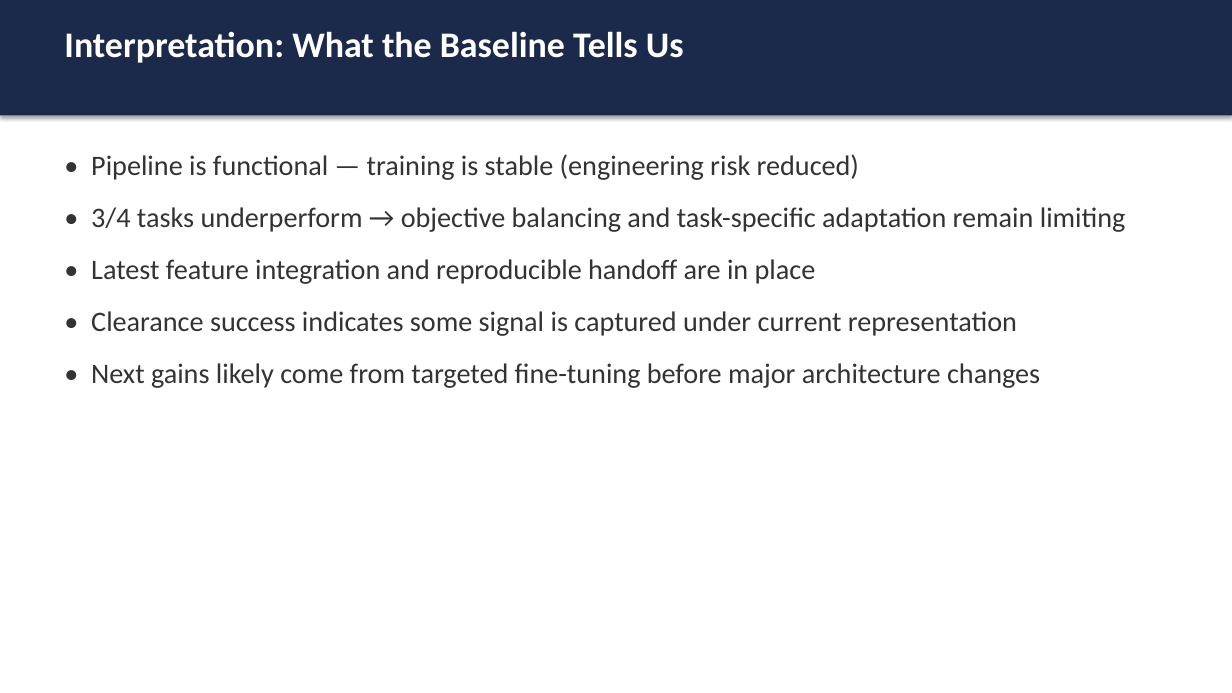
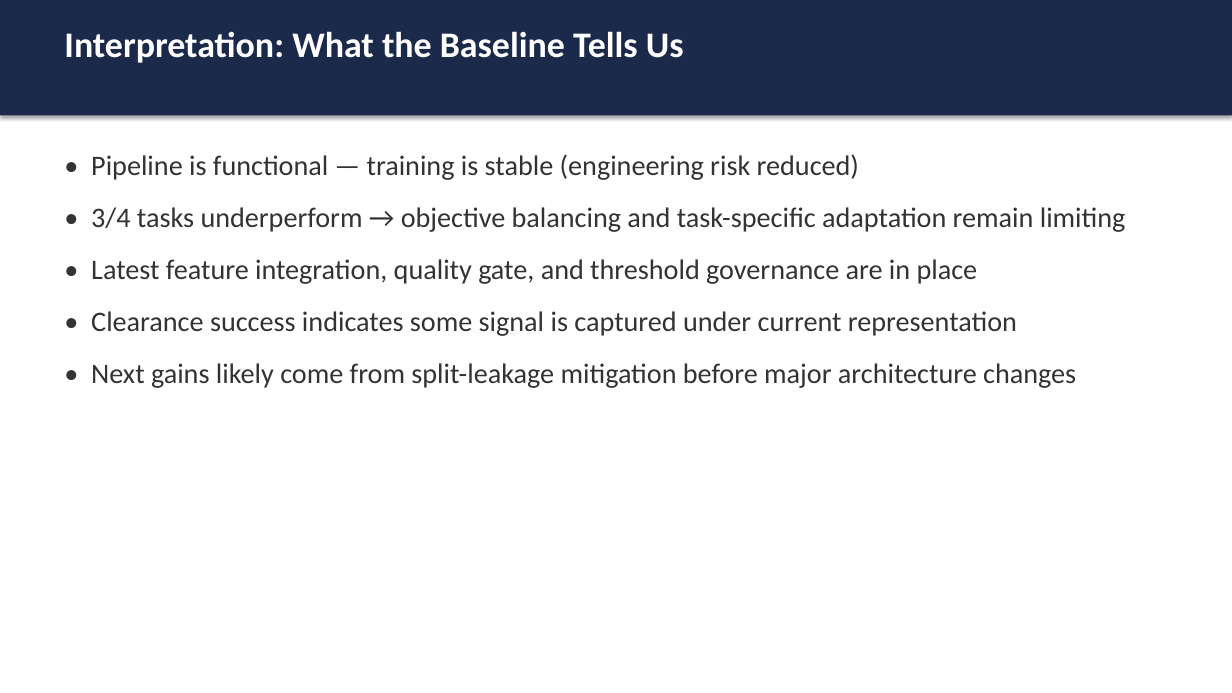
Before and after one commit to Sushree2179/Neural_PK-PD_Modeling_with_ODE, a slide deck: slide 21 of Slides/Phase2_Phase3_Stakeholder_Deck.pptx. Drawn at 1232x693 pixels with LibreOffice and Linux fonts; fonts in the diff are those of the drawing. Boxes give left, top, right and bottom in pixels: in the first picture for what was removed or moved away, otherwise in the second. Text is boxed around its words. In the diff, an @@ line names an element or a change of style, - is before the commit and + after.

```diff
--- a/Slides/Phase2_Phase3_Stakeholder_Deck.pptx
+++ b/Slides/Phase2_Phase3_Stakeholder_Deck.pptx
@@ text at <box>91,259,978,284</box>: text changed @@
-• Latest feature integration and reproducible handoff are in place
+• Latest feature integration, quality gate, and threshold governance are in place
@@ text at <box>91,363,1076,388</box>: text changed @@
-• Next gains likely come from targeted fine-tuning before major architecture changes
+• Next gains likely come from split-leakage mitigation before major architecture changes
```
Also in this commit, not shown: 5 other slides changed, 25 other files.
